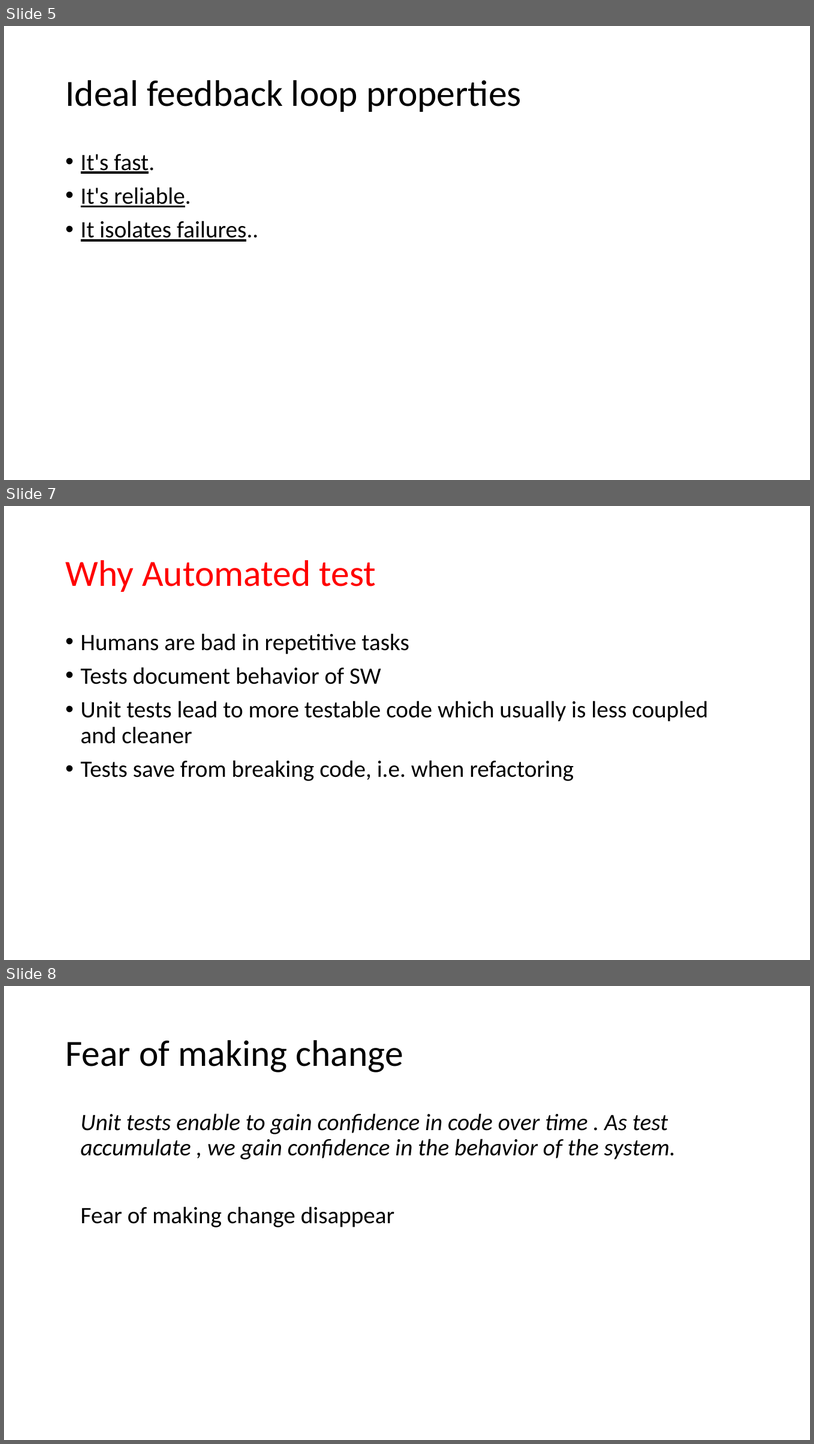
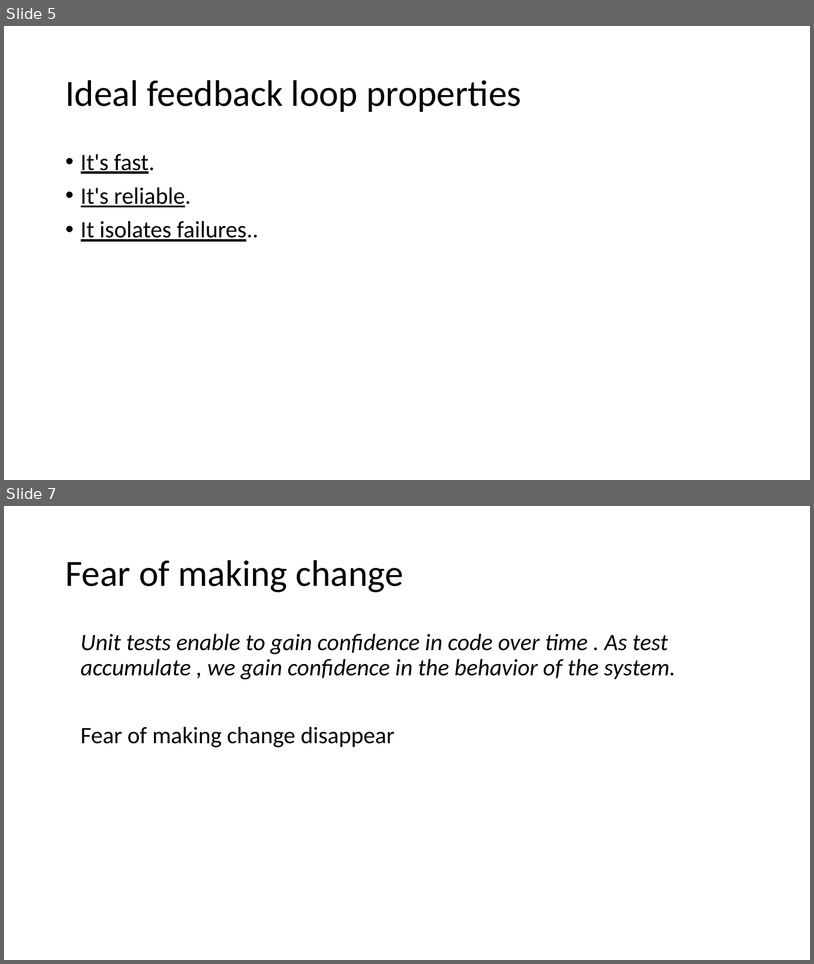
Before and after one commit to SunilPrasad/GithubRepo, a slide deck: TDDExamples/Persentation/TDD.pptx. Shown one above the other, each under a label of ours: slides 5, 7 and 8 before the commit, slides 5 and 7 after it; the slides between them are not shown. The pictures are 814x1444 and 814x964 pixels, drawn with LibreOffice and Linux fonts; fonts in the diff are those of the drawing. Boxes give left, top, right and bottom in pixels: in the first picture for what was removed or moved away, otherwise in the second. Text is boxed around its words. In the diff, an @@ line names an element or a change of style, - is before the commit and + after.

```diff
--- a/TDDExamples/Persentation/TDD.pptx
+++ b/TDDExamples/Persentation/TDD.pptx
@@ slide 7 removed at (x1=4, y1=506, x2=810, y2=960), background #FFFFFF @@
@@ title removed at (x1=65, y1=560, x2=377, y2=592) @@
-Why Automated test
@@ text removed at (x1=81, y1=633, x2=708, y2=781) @@
-• Humans are bad in repetitive tasks
-• Tests document behavior of SW
-• Unit tests lead to more testable code which usually is less coupled and cleaner
-• Tests save from breaking code, i.e. when refactoring
@@ what was slide 8 is now slide 7 @@
```
Also in this commit, not shown: 3 slides changed.
